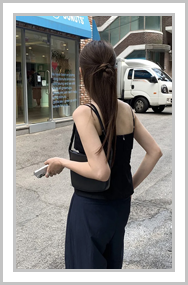
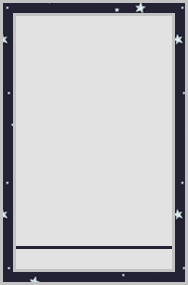
Before/after of a 188×285 layered artwork. What changed in the layer stack:
showed "Layer 3" over <box>16,246,172,249</box>
moved "Rectangle 1 copy" above "Layer 2" over <box>16,16,172,269</box>
showed "Layer 2" over <box>3,3,185,282</box>
removed layer "Layer 24" over <box>3,3,185,282</box>
